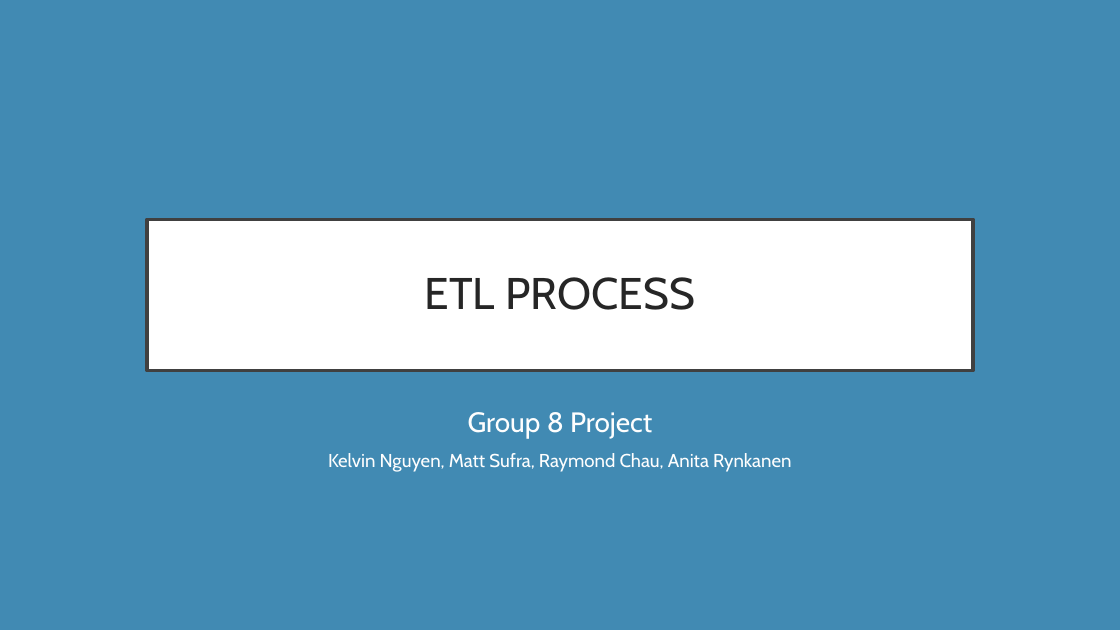
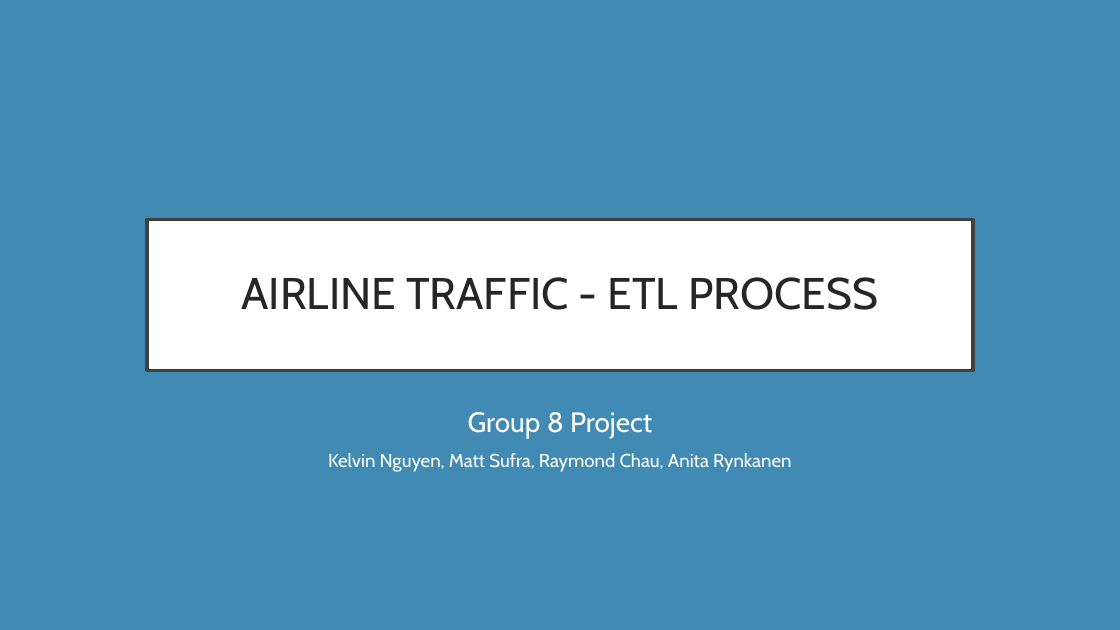
Before and after one commit to RealDreammaker/ProjectETL, a slide deck: slide 1 of ETL Process Presentation.pptx. Drawn at 1120x630 pixels with LibreOffice and Linux fonts; fonts in the diff are those of the drawing. Boxes give left, top, right and bottom in pixels: in the first picture for what was removed or moved away, otherwise in the second. Text is boxed around its words. In the diff, an @@ line names an element or a change of style, - is before the commit and + after.

```diff
--- a/ETL Process Presentation.pptx
+++ b/ETL Process Presentation.pptx
@@ title at (242,277,878,310): text changed @@
-ETL PROCESS
+AIRLINE TRAFFIC - ETL PROCESS
```
Also in this commit, not shown: 3 other slides changed, 2 other files.
